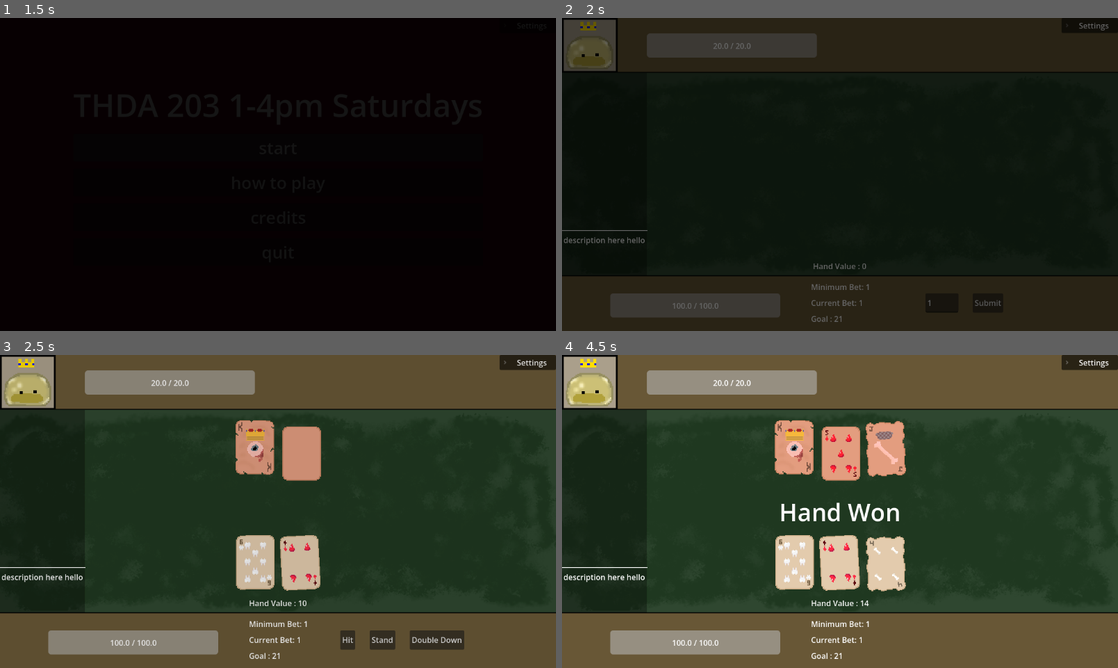
Above: before the commit, frames 1-4 (two rows, left to right).
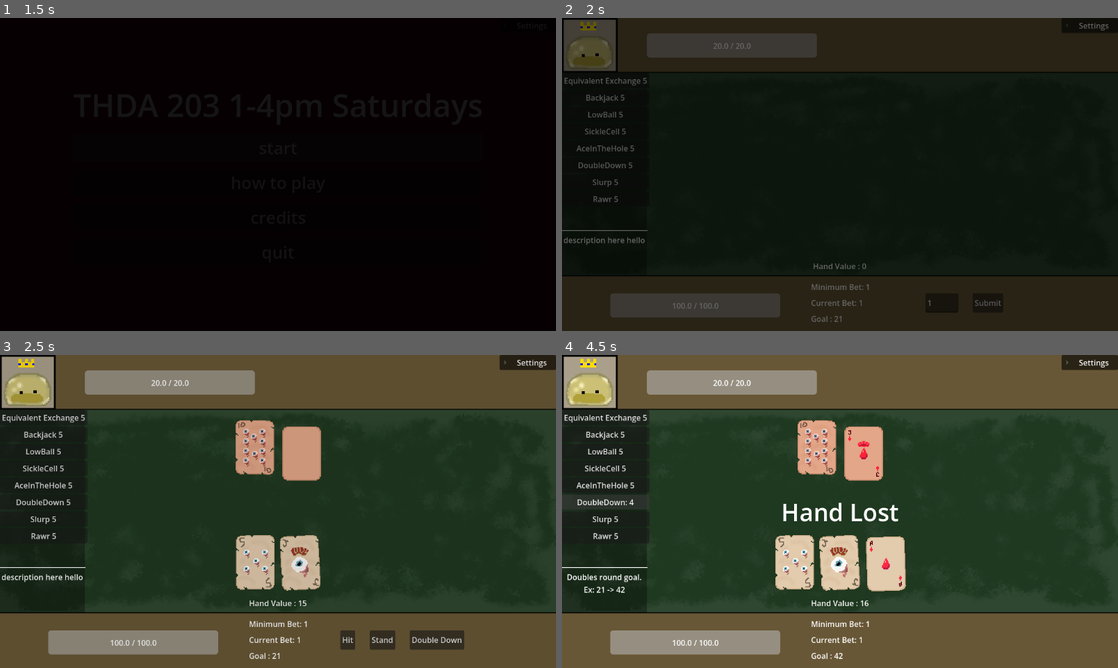
Above: after the commit, the same moments.

Repository: ZaneSoCool/GDaM-Mega-Collab-Fall-2025
Game: Godot game, scene res://Scenes/Menu.tscn
Same seed, same stepped clock (60 frames per second), same inputs: the game is played once before the commit and once after it.
Inputs (mouse positions are in pixels of both pictures, inside the frame that each line leads up to):
- Up to frame 1 (1.5 s): click "start" at 0.5 s; click "start" at 1.25 s
- Up to frame 2 (2 s): no input
- Up to frame 3 (2.5 s): click "Submit" at 2 s
- Up to frame 4 (4.5 s): click "Hit" at 2.75 s; click "Stand" at 3.5 s; click (606, 502) at 4.25 s, where only the run after the commit has a clickable "DoubleDown 5"

Frame 1 is identical in both runs. In frame 2, 0.5% of the frame differs, in the area x 0-16%, y 19-59%; in frame 3, 1.8%; in frame 4, 5.5%, in the area x 0-62%, y 17-98%.

Commit message:
Large refactors to blackjack.gd to fix sickle cell bug
-dealspecificcard is now part of dealcard, just pass in empty array for random card
-deck is global and theoretically ids and suits could be changed permanently
-suite -> suit

Diff:
--- a/Scenes/BlackJack.tscn
+++ b/Scenes/BlackJack.tscn
@@ -195,6 +195,7 @@
 alignment = 1
 
 [node name="DealersCardsVisualized" type="HBoxContainer" parent="DealerHand" unique_id=850408073]
+modulate = Color(1, 0.8192723, 0.7889782, 1)
 custom_minimum_size = Vector2(0, 102)
 layout_mode = 2
 theme_override_constants/separation = 15
--- a/Scenes/Global/scene_transition.tscn
+++ b/Scenes/Global/scene_transition.tscn
@@ -91,11 +91,11 @@
 &"startup": SubResource("Animation_04ho8")
 }
 
-[node name="SceneTransition" type="CanvasLayer"]
+[node name="SceneTransition" type="CanvasLayer" unique_id=2113118815]
 layer = 2
 script = ExtResource("1_jiq3i")
 
-[node name="Control" type="Control" parent="."]
+[node name="Control" type="Control" parent="." unique_id=2117029774]
 layout_mode = 3
 anchors_preset = 15
 anchor_right = 1.0
@@ -104,7 +104,7 @@
 grow_vertical = 2
 mouse_filter = 2
 
-[node name="ColorRect" type="ColorRect" parent="Control"]
+[node name="ColorRect" type="ColorRect" parent="Control" unique_id=136310212]
 self_modulate = Color(1, 1, 1, 0)
 layout_mode = 1
 anchors_preset = 15
@@ -115,13 +115,11 @@
 mouse_filter = 2
 color = Color(0, 0, 0, 1)
 
-[node name="AnimationPlayer" type="AnimationPlayer" parent="Control"]
-libraries = {
-&"": SubResource("AnimationLibrary_gbkcp")
-}
-autoplay = "startup"
+[node name="AnimationPlayer" type="AnimationPlayer" parent="Control" unique_id=2108345399]
+libraries/ = SubResource("AnimationLibrary_gbkcp")
+autoplay = &"startup"
 
-[node name="TextureRect" type="TextureRect" parent="Control"]
+[node name="TextureRect" type="TextureRect" parent="Control" unique_id=1586393791]
 self_modulate = Color(1, 1, 1, 0)
 layout_mode = 0
 offset_right = 1152.0
--- a/Scripts/Global.gd
+++ b/Scripts/Global.gd
@@ -5,16 +5,28 @@
 var vitality : int = 100
 var max_vitality : int = 100 #not a cap but a tracker of the highest the player's vitality has reached
 
+var cardScene = preload("res://Scenes/Card.tscn")
+
+var deck : Array[Array] = [] #inner array has two values, index 0 = id, index 1 = suit
+
+signal dealtCard (new_card: Card)
+
+func _ready() -> void:
+	#init deck
+	for i in 13:
+		for j in 4:
+			deck.append([i + 1, j + 1])
+
 #stores quantity of power ups player has
 var powerUpQuantityDictionary : Dictionary[String, int] = {
-	"Equivalent Exchange" : 0,
-	"Backjack" : 0,
-	"LowBall" : 0,
-	"SickleCell" : 0,
-	"AceInTheHole" : 0,
-	"DoubleDown" : 0,
-	"Slurp" : 0,
-	"Rawr" : 0
+	"Equivalent Exchange" : 5,
+	"Backjack" : 5,
+	"LowBall" : 5,
+	"SickleCell" : 5,
+	"AceInTheHole" : 5,
+	"DoubleDown" : 5,
+	"Slurp" : 5,
+	"Rawr" : 5
 }
 
 #stores references to the scene of a powerUp
--- a/Scripts/blackjack.gd
+++ b/Scripts/blackjack.gd
@@ -10,13 +10,17 @@
 @export var next_scene : String
 
 #internal variables
-var playerHand = 0
-var dealerHand = 0
+var playerHandValue = 0
+var dealerHandValue = 0
 var playerCards : Array[Card] = []
 var dealerCards : Array[Card] = []
 var passivePowerups = []
 
-var deck : Array[Array] = []
+#cards in player hand that won't be added back to the deck
+var playerTempCards : Array[Card] = []
+#cards that were in player hand but removed, to be added back to deck
+var playerRemovedCards : Array[Card] = []
+
 var currentBet : int
 
 var twentyOne := 21
@@ -90,19 +94,15 @@
 	#make correct buttons visible
 	play_buttons.visible = false
 
-	#init deck
-	for i in 4:
-		for j in 13:
-			deck.append([j + 1, i + 1])
-	deck.shuffle()
+	Global.deck.shuffle()
 
 ## Deals cards at the start of a new round
 func dealCards():
 	#deal cards
-	dealCard(true, true)
-	dealCard(true, true)
-	dealCard(false, true)
-	dealCard(false, false)
+	dealCard(playerCards, true, [])
+	dealCard(playerCards, true, [])
+	dealCard(dealerCards, true, [])
+	dealCard(dealerCards, false, [])
 
 	play_buttons.visible = true
 
@@ -110,7 +110,7 @@
 func endGame():
 	play_buttons.visible = false
 
-	if dealerHand > twentyOne or (playerHand > dealerHand and playerHand <= twentyOne):
+	if dealerHandValue > twentyOne or (playerHandValue > dealerHandValue and playerHandValue <= twentyOne):
 		Global.current_dealer_vitality -= currentBet
 		Global.vitality += currentBet
 
@@ -143,13 +143,24 @@
 ##
 ## [param nextScene] is a filepath, stored as a string. If no scene is inputted, the current scene will reload.
 func transitionNextScene(roundText: String, nextScene = null):
+	#update & restore deck
+	for card in playerRemovedCards:
+		playerCards.append(card)
+	for card in playerCards:
+		if not playerTempCards.has(card):
+			Global.deck.append([card.card_id, card.card_suit])
+
+
+	#visual queue if player won or lost
 	winandlose.text = roundText
 	winandlose.visible = true
 	await(get_tree().create_timer(2.0).timeout)
+
+	#change scene
 	if nextScene != null:
 		SceneTransition.change_scene_to(nextScene)
 	else:
-		SceneTransition.reload_current_scene()
+		SceneTransition.restart_current_scene()
 
 
 #------------Game/Round Logic------------#
@@ -158,8 +169,8 @@
 	play_buttons.visible = false
 
 	var randomness = randi_range(-AI_randomness, AI_randomness)
-	while dealerHand < (AI_hit_stop + randomness):
-		dealCard(false, true)
+	while dealerHandValue < (AI_hit_stop + randomness):
+		dealCard(dealerCards, true, [])
 		randomness = randi_range(-AI_randomness, AI_randomness)
 
 	endGame()
@@ -167,82 +178,54 @@
 
 ## Deals a card.
 ##
-## Set [param forPlayer] to [code]true[/code] if card is for the player, and [code]false[/code] if it's for the dealer
+## Pass in cards [Array of Card] that you are dealing a new card to
 ## [br] [param faceUp] dictates whether the given card's value can be seen by the player when dealt
-func dealCard(forPlayer : bool, faceUp : bool):
+## cardToDeal, if null deals random card, else gives specific card
+func dealCard(cards : Array[Card], faceUp : bool, cardToDeal : Array):
 	var card = cardScene.instantiate()
-
-	var card_info = deck[deck.size()-1]
-	deck.remove_at(deck.size()-1)
+	var card_info : Array = cardToDeal #index 0 is id, index 1 is suit
+
+	if cardToDeal == []: #get random card from deck
+		card_info = Global.deck[Global.deck.size()-1]
+		Global.deck.remove_at(Global.deck.size()-1)
 
 	card.card_id = card_info[0]
-	card.card_suite = card_info[1]
+	card.card_suit = card_info[1]
 	card.faceUp = faceUp
-	card.forPlayer = forPlayer
-
-	if forPlayer:
-		playerCards.append(card)
-		totalHand(forPlayer)
+
+	if cards == playerCards:
+		Global.dealtCard.emit(card)
+
+	cards.append(card)
+
+	totalHand(cards)
+
+	#add cards to UI
+	if cards == playerCards:
 		player_cards_visualized.add_child(card)
 	else:
-		dealerCards.append(card)
-		totalHand(forPlayer)
 		dealer_cards_visualized.add_child(card)
 
 	checkEndGame()
 
-## Deals a sepcific card for the player/dealer, depending on [param forPlayer].
-##
-## If [param card_id] or [param card_suit] is 0, The dealt card will be random
-##[br][br] Editor's note: This is like exactoly the same as [method dealSpecificCard].
-## [br] [br] What the fuck.
-func dealSpecificCard(forPlayer : bool, faceUp : bool, card_id : int, card_suit : int):
-	var card = cardScene.instantiate()
-
-	var card_info : Array #finds suitable card
-	for i in range(deck.size()):
-		if card_info.is_empty():
-			var deckCard = deck[i]
-			if (card_id == 0 or deckCard[0] == card_id) and (card_suit == 0 or deckCard[1] == card_suit):
-				card_info = deckCard.duplicate()
-				deck.remove_at(i)
-
-	if card_info.is_empty(): #deck has no matching cards
-		print("AHH FUCK")
-		return
-
-	card.card_id = card_info[0]
-	card.card_suite = card_info[1]
-	card.faceUp = faceUp
-	card.forPlayer = forPlayer
-
-	if forPlayer:
-		playerCards.append(card)
-		totalHand(forPlayer)
-		player_cards_visualized.add_child(card)
-	else:
-		dealerCards.append(card)
-		totalHand(forPlayer)
-		dealer_cards_visualized.add_child(card)
-
-	checkEndGame()
-
 ## Sums up the total hand value for the player/dealer
-func totalHand(forPlayer : bool):
-	if forPlayer:
-		playerHand = sumCardHand(playerCards)
-	else:
-		dealerHand = sumCardHand(dealerCards)
+func totalHand(hand : Array[Card]):
+	sortCards(hand)
+
+	if hand == playerCards:
+		playerHandValue = sumCardHand(hand)
+	elif hand == dealerCards:
+		dealerHandValue = sumCardHand(hand)
 
 	updateHandValue()
 
 ## [b][i][u]ACTUALLY[/u][/i][/b]
 ## sums up the the total hand value for the given player, and returns it.
-## [param cards] contains all of the player's dealt cards.
-func sumCardHand(cards: Array[Card]):
-	sortCards(cards)
+## [param cards] ocontains all of the player's dealt cards.
+## Helper to totalHand -- DO NOT USE OUTSIDE OF totalHand!
+func sumCardHand(hand: Array[Card]):
 	var handValue = 0
-	for card in cards:
+	for card in hand:
 		if card.card_id > 10:
 			handValue += 10
 		elif card.card_id == 1:
@@ -258,7 +241,7 @@
 
 ## Hit button
 func _on_hit_pressed() -> void:
-	dealCard(true, true)
+	dealCard(playerCards, true, [])
 
 ## Stand button
 func _on_stand_pressed() -> void:
@@ -270,7 +253,7 @@
 		return
 	else:
 		currentBet *= 2
-		dealCard(true, true)
+		dealCard(playerCards, true, [])
 		dealerTurn()
 
 func _on_submit_pressed() -> void:
@@ -287,58 +270,58 @@
 #----------------Extra-Powerup-Logic--------------------
 
 ## Removes the [param cardIndex]-th card from the chosen player's hand.
-func removeCard(forPlayer : bool, cardIndex : int):
-	if forPlayer:
-		removeCardHelper(playerCards, playerHand, cardIndex)
-		updateHandValue()
-	else:
-		removeCardHelper(dealerCards, dealerHand, cardIndex)
+func removeCard(cards : Array[Card], cardIndex : int):
+	removeCardHelper(cards, cardIndex)
+	totalHand(cards)
 
 ## Actually removes the card from the provided deck, and subtracts its worth from the player's hand total.
-func removeCardHelper(cards: Array[Card], handValue: int, cardIndex: int):
+func removeCardHelper(cards: Array[Card], cardIndex: int):
 	if cards.is_empty(): return
 
 	var cardToRemove = cards[cardIndex]
+
 	var cardValue = cardToRemove.card_id
 
-	if cardValue >= 10:
-		handValue -= 10
-	elif cardValue == 1:
-		if handValue - 11 <= 0: ##TODO this check is insufficient
-			handValue -= 1
-		else:
-			handValue -= 11
-	else:
-		handValue -= cardValue
-
 	#get rid of stuff
+	if cards == playerCards:
+		playerRemovedCards.append(cardToRemove)
 	cards.remove_at(cardIndex)
 	cardToRemove.queue_free()
 
+func clearCards(cards : Array[Card]):
+	if cards == playerCards:
+		playerRemovedCards = playerRemovedCards + cards
+
+	for card in cards:
+		card.queue_free()
+	cards.clear()
+
+	totalHand(cards)
+
 ## Updates hand value for the player
 func updateHandValue():
-	player_hand_value.text = "Hand Value : " + str(playerHand)
+	player_hand_value.text = "Hand Value : " + str(playerHandValue)
 
 func checkEndGame():
 	for powerUp in passivePowerups:
 		powerUp.checkUse()
 
 	#endgame check
-	if playerHand > twentyOne or dealerHand >= twentyOne:
+	if playerHandValue > twentyOne or dealerHandValue >= twentyOne:
 		endGame()
 
 ## Gets the index for a given card
-func getCardIndex(id : int, suite : int):
+func getCardIndex(id : int, suit : int):
 	for i in playerCards.size():
 		var card = playerCards[i]
-		if card.card_id == id and card.card_suite == suite:
+		if card.card_id == id and card.card_suit == suit:
 			return i
 
 ## Flips all cards
 func flipAllCards():
 	var allCards = dealerCards+playerCards
 	for card in allCards:
-		card.setup_card_texture(card.card_id, card.card_suite)
+		card.setup_card_texture(card.card_id, card.card_suit)
 
 ## Sorts card for the given hand of dealt cards
 func sortCards(hand : Array[Card]):
--- a/Scripts/card.gd
+++ b/Scripts/card.gd
@@ -5,13 +5,11 @@
 
 @onready var sprite: Sprite2D = $Sprite2D
 
-@export var dealer_color: Color
 @export var hover_color: Color
 
 var card_id : int = 1 #1,2.. 11 (Jack), 12 (Queen), 13 (King)
-var card_suite : int = 1 #1, 2, 3, 4 (bone, teeth, eye, blood)
+var card_suit : int = 1 #1, 2, 3, 4 (bone, teeth, eye, blood)
 var faceUp : bool = true
-var forPlayer : bool
 
 var isHovering : bool = false
 var isHeld : bool = false
@@ -30,13 +28,10 @@
 func _ready() -> void:
 	if faceUp:
 		sprite.hframes = 13
-		setup_card_texture(card_id, card_suite)
+		setup_card_texture(card_id, card_suit)
 	else:
 		sprite.hframes = 1
 		sprite.texture = back_texture
-
-	if !forPlayer:
-		sprite.self_modulate = dealer_color
 
 	randomizePlacement(true)
 
@@ -55,18 +50,12 @@
 
 func _on_mouse_entered() -> void:
 	isHovering = true
-	if forPlayer:
-		sprite.self_modulate = hover_color
-	else:
-		sprite.self_modulate = hover_color * dealer_color
+	sprite.self_modulate = hover_color
 
 func _on_mouse_exited() -> void:
 	isHovering = false
 	if !isHeld:
-		if forPlayer:
-			sprite.self_modulate = Color.WHITE
-		else:
-			sprite.self_modulate = dealer_color
+		sprite.self_modulate = Color.WHITE
 
 func _input(event: InputEvent) -> void:
 	if isHovering and Input.is_action_just_pressed("click"):
--- a/Scripts/powerUps/ace_in_the_hole.gd
+++ b/Scripts/powerUps/ace_in_the_hole.gd
@@ -3,7 +3,7 @@
 #pulls an ace from the deck
 
 func localUse():
-	blackJackScene.dealSpecificCard(true, true, 1, 0)
+	blackJackScene.dealCard(blackJackScene.playerCards, true, [1,randi_range(1,4)])
 
 func canUse():
 	return true
--- a/Scripts/powerUps/back_jack.gd
+++ b/Scripts/powerUps/back_jack.gd
@@ -3,11 +3,11 @@
 #If dealer draws 21, it is treated as 20.
 
 func localUse():
-	blackJackScene.dealerHand = 20
+	blackJackScene.dealerHandValue = 20
 
 func checkUse():
 	#check if dealer has 21
-	if blackJackScene.dealerHand == 21:
+	if blackJackScene.dealerHandValue == 21:
 		use()
 
 func canUse():
--- a/Scripts/powerUps/equivelant_exchange.gd
+++ b/Scripts/powerUps/equivelant_exchange.gd
@@ -1,16 +1,24 @@
 extends PowerUp
 
 #discards the last drawn card and gets another
+var lastDrawnCard : Card = null
+
+func _ready() -> void:
+	super._ready()
+	Global.dealtCard.connect(dealtCard)
+
+func dealtCard(card : Card):
+	lastDrawnCard = card
 
 func localUse():
-	#remove last dealt card TODO: CHANGE for different logic l8r
-	blackJackScene.removeCard(true, -1)
+	#remove card
+	blackJackScene.removeCard(blackJackScene.playerCards, blackJackScene.getCardIndex(lastDrawnCard.card_id, lastDrawnCard.card_suit))
 
 	#deal a new card
-	blackJackScene.dealCard(true, true)
+	blackJackScene.dealCard(blackJackScene.playerCards, true, [])
 
 func canUse():
-	if !blackJackScene.playerCards.is_empty():
+	if !blackJackScene.playerCards.is_empty() or lastDrawnCard != null:
 		return true
 	else:
 		return false
--- a/Scripts/powerUps/low_ball.gd
+++ b/Scripts/powerUps/low_ball.gd
@@ -3,9 +3,18 @@
 #doubles value of current 1,2,3s
 
 func localUse():
+	var newPlayerCards : Array[Array] = []
+
 	for card in blackJackScene.playerCards:
-		if card.card_id < 4:
-			blackJackScene.playerHand += card.card_id
+		if card.card_id <= 4:
+			newPlayerCards.append([card.card_id * 2, card.card_suit])
+		else:
+			newPlayerCards.append([card.card_id, card.card_suit])
+
+	blackJackScene.clearCards(blackJackScene.playerCards)
+
+	for card in newPlayerCards:
+		blackJackScene.dealCard(blackJackScene.playerCards, true, card)
 
 	blackJackScene.updateHandValue()
 
--- a/Scripts/powerUps/rawr.gd
+++ b/Scripts/powerUps/rawr.gd
@@ -2,11 +2,11 @@
 
 func localUse():
 	for card in blackJackScene.playerCards:
-		if card.card_suite == 2: #makes sure card is blood
+		if card.card_suit == 2: #makes sure card is blood
 			Global.current_dealer_vitality -= card.card_id
 			if Global.current_dealer_vitality <= 0:
 				blackJackScene.dealerLose()
-			blackJackScene.removeCard(true, blackJackScene.getCardIndex(card.card_id, card.card_suite))
+			blackJackScene.removeCard(blackJackScene.playerCards, blackJackScene.getCardIndex(card.card_id, card.card_suit))
 	blackJackScene.dealer_vitality_bar.value = Global.current_dealer_vitality
 
 func canUse():
@@ -14,6 +14,6 @@
 		return false
 	else:
 		for card in blackJackScene.playerCards:
-			if card.card_suite == 2:
+			if card.card_suit == 2:
 				return true
 		return false
--- a/Scripts/powerUps/sickleCell.gd
+++ b/Scripts/powerUps/sickleCell.gd
@@ -3,9 +3,18 @@
 #halves value of all even cards in current hand (no face cards)
 
 func localUse():
+	var newPlayerCards : Array[Array] = []
+
 	for card in blackJackScene.playerCards:
 		if card.card_id <= 10 and card.card_id % 2 == 0: #makes sure player has an even card
-			blackJackScene.playerHand -= card.card_id / 2
+			newPlayerCards.append([card.card_id / 2, card.card_suit])
+		else:
+			newPlayerCards.append([card.card_id, card.card_suit])
+
+	blackJackScene.clearCards(blackJackScene.playerCards)
+
+	for card in newPlayerCards:
+		blackJackScene.dealCard(blackJackScene.playerCards, true, card)
 
 	blackJackScene.updateHandValue()
 
--- a/Scripts/powerUps/slurp.gd
+++ b/Scripts/powerUps/slurp.gd
@@ -2,12 +2,12 @@
 
 func localUse():
 	for card in blackJackScene.playerCards:
-		if card.card_suite == 4: #makes sure card is blood
+		if card.card_suit == 4: #makes sure card is blood
 			Global.vitality += clampi(card.card_id, 1, 10)
 			if Global.vitality >= Global.max_vitality:
 				Global.vitality = Global.max_vitality
 
-			blackJackScene.removeCard(true, blackJackScene.getCardIndex(card.card_id, card.card_suite))
+			blackJackScene.removeCard(blackJackScene.playerCards, blackJackScene.getCardIndex(card.card_id, card.card_suit))
 
 	blackJackScene.player_vitality_bar.value = Global.vitality
 	blackJackScene.player_vitality_bar_label.text = str(blackJackScene.player_vitality_bar.value) + " / " + str(blackJackScene.player_vitality_bar.max_value)
@@ -17,6 +17,6 @@
 		return false
 	else:
 		for card in blackJackScene.playerCards:
-			if card.card_suite == 4:
+			if card.card_suit == 4:
 				return true
 		return false
--- a/Scripts/scene_transition.gd
+++ b/Scripts/scene_transition.gd
@@ -8,7 +8,7 @@
 	get_tree().change_scene_to_file(new_scene)
 	anim.play_backwards("go")
 
-func reload_current_scene():
+func restart_current_scene():
 	anim.play("go")
 	await(anim.animation_finished)
 	get_tree().reload_current_scene()
Not shown: 1 places in Scenes/Global/scene_transition.tscn that only renumber resources
